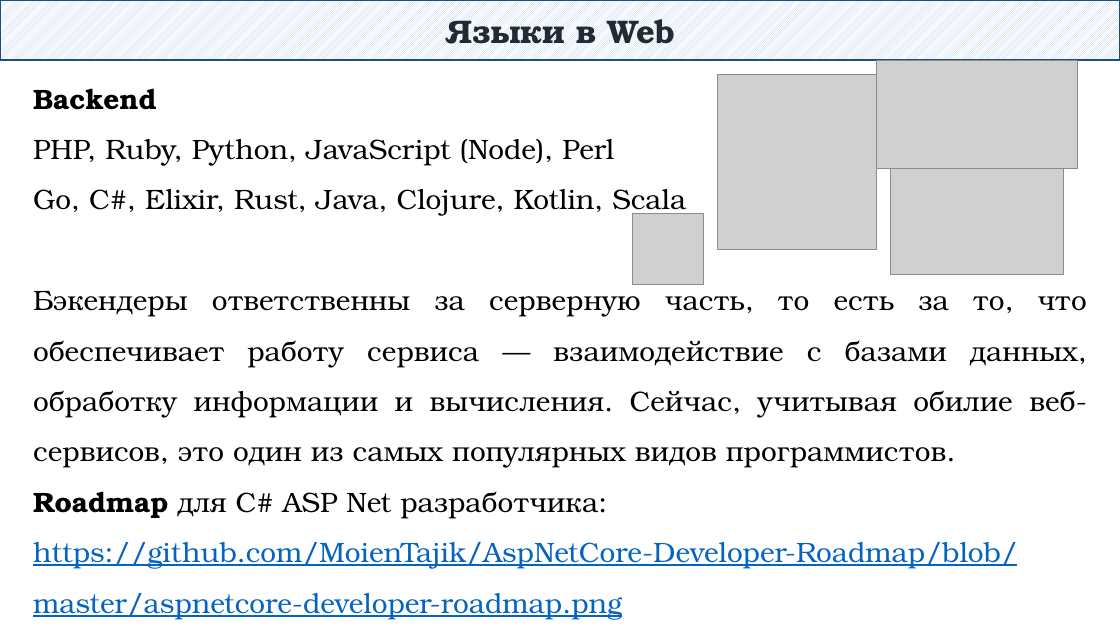
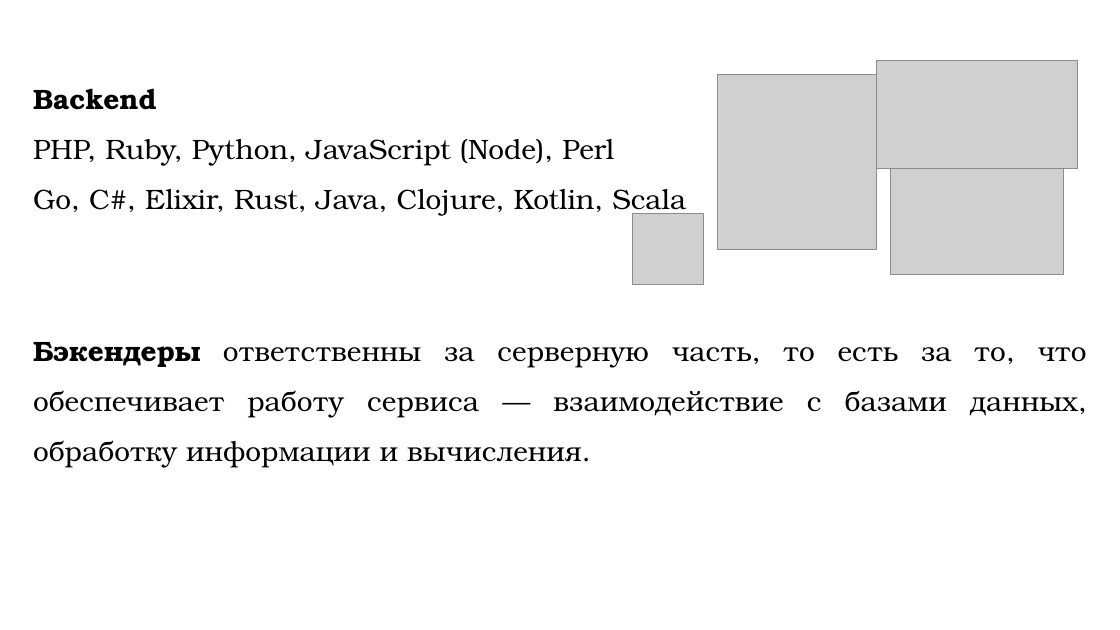
Before and after one commit to DaniilKlyukin/OOP-6, a slide deck: slide 4 of Лекции/ООП 2 лек 1.pptx (slide 11 before the commit). Drawn at 1120x630 pixels with LibreOffice and Linux fonts; fonts in the diff are those of the drawing; grey boxes stand for pictures. Boxes give left, top, right and bottom in pixels: in the first picture for what was removed or moved away, otherwise in the second. Text is boxed around its words. In the diff, an @@ line names an element or a change of style, - is before the commit and + after.

```diff
--- a/Лекции/ООП 2 лек 1.pptx
+++ b/Лекции/ООП 2 лек 1.pptx
@@ rectangle removed at (0,0,1120,60) @@
-Языки в Web
@@ text at (33,342,1087,468): text changed @@
-Бэкендеры ответственны за серверную часть, то есть за то, что обеспечивает работу сервиса — взаимодействие с базами данных, обработку информации и вычисления. Сейчас, учитывая обилие веб-сервисов, это один из самых популярных видов программистов.
-Roadmap для C# ASP Net разработчика:
-https://github.com/MoienTajik/AspNetCore-Developer-Roadmap/blob/master/aspnetcore-developer-roadmap.png
+Бэкендеры ответственны за серверную часть, то есть за то, что обеспечивает работу сервиса — взаимодействие с базами данных, обработку информации и вычисления.
```
Also in this commit, not shown: 3 other slides changed, 5 slides added, 10 slides removed, 12 other files.
